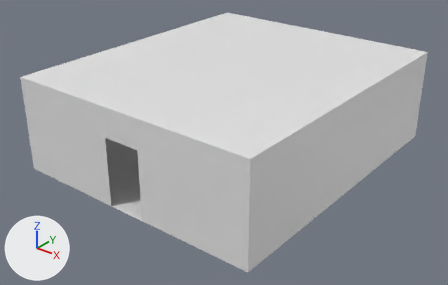
Renders of the Blender file tools/modelconv/room1.blend from each side of a commit.
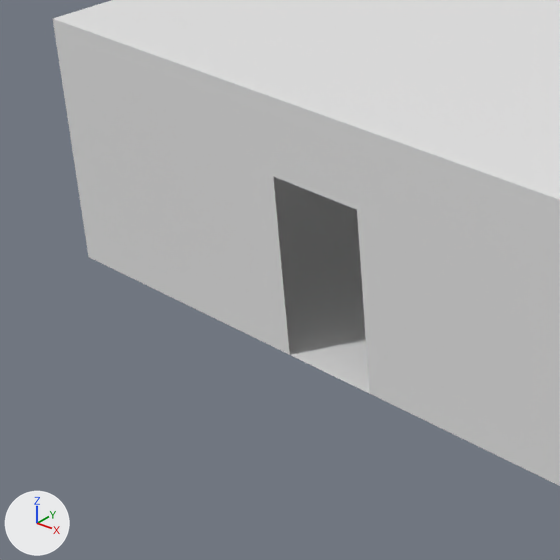
Each version is shown whole from a 50 mm camera at (10.88, -19.96, 9.48) aimed at (-0.55, -5.68, 0.62), then close up on the part from 0% to 48% of the width and 25% to 100% of the height. The lights are fixed; the arrows at lower left show +X, +Y and +Z. The last two pictures show the newer version.

Before the edit, the objects in view are built like this:
```python
me_cube = bpy.data.meshes.new('Cube')
me_cube.from_pydata(...)  # 16 vertices, 12 faces; spans x -4.91..3.66, y -10.0..0.0, z 0.0..3.12
# faces by material slot: [9, 3]
me_cube.materials.append(mat_walls)  # white #e7e7e7
me_cube.materials.append(mat_floor)  # white #e7e7e7
# before: 0 (-1.25, -10.0, 0.0), 1 (-1.25, -10.0, 2.19), 2 (0.0, -10.0, 0.0), 3 (0.0, -10.0, 2.19)
ob_cube = bpy.data.objects.new('Cube', me_cube)
ob_cube.location = (0.0, 0.0, 0.0)
_m = ob_cube.modifiers.new('Subdivision', 'SUBSURF')
_m.subdivision_type = 'SIMPLE'
_m.render_levels = 1
```
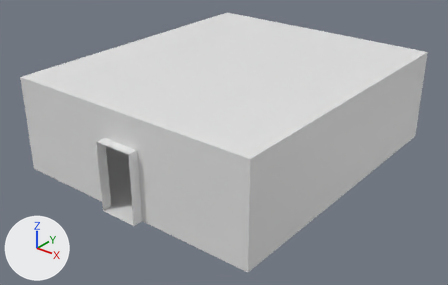
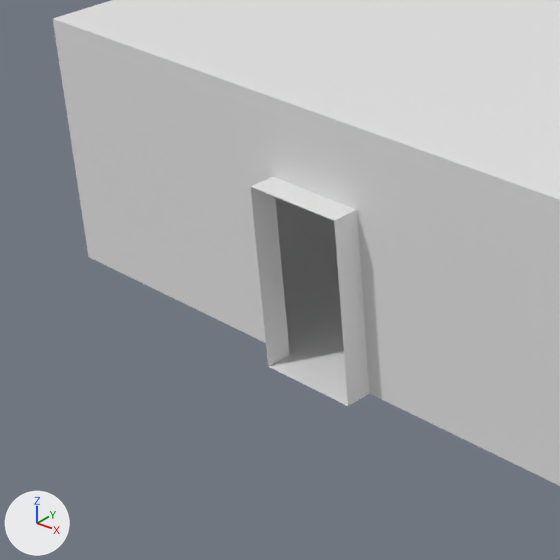
The newer file is also turned or shifted as a whole; pictures and numbers use the older file's frame.

The edits, one by one:
me_cube is used by ob_cube; location (0.0, 0.0, 0.0).
Verts and faces of me_cube; kept vertices keep their numbers, new ones are numbered from 16.
me_cube had 16 vertices, 12 faces and spanned x -4.91..3.66, y -10.0..0.0, z 0.0..3.12.
me_cube now has 20 vertices, 16 faces and spans x -4.91..3.66, y -10.31..0.0, z 0.0..3.12.
Part 1, on me_cube:
New vertices 16 to 19 stand at vertices 0 to 3, in that order, plus (0.0, -0.31, 0.0).
New faces: (1, 3, 19, 17), (2, 18, 19, 3), (0, 1, 17, 16) (mat_walls (white #e7e7e7)).
New faces: (0, 16, 18, 2) (mat_floor (white #e7e7e7)).

What differs and where, as boxes (x1, y1, x2, y2) in the close-ups (560 x 560 px):
part 1 of me_cube, added
    after: (251, 177, 369, 406)
